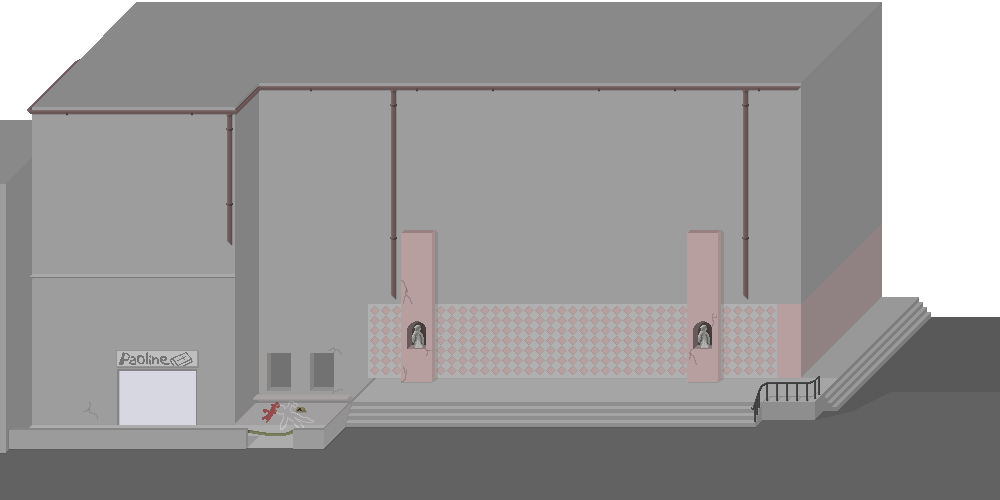
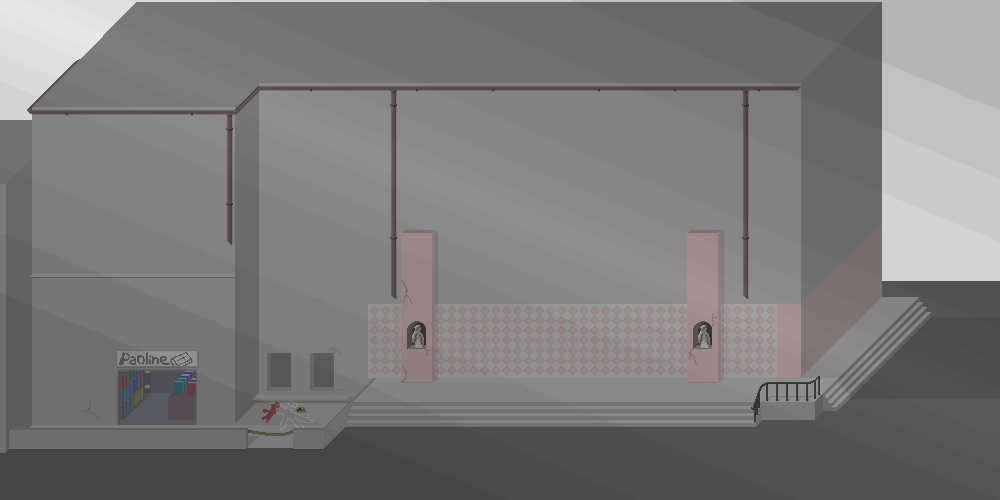
Layered file, before and after one edit (1000 x 500). Changes by layer:
showed "november_lights_layer" over (0, 0, 1000, 500)
painted on "november_background" over (815, 298, 1000, 420)
showed "november_panorama" over (85, 281, 1000, 435)
